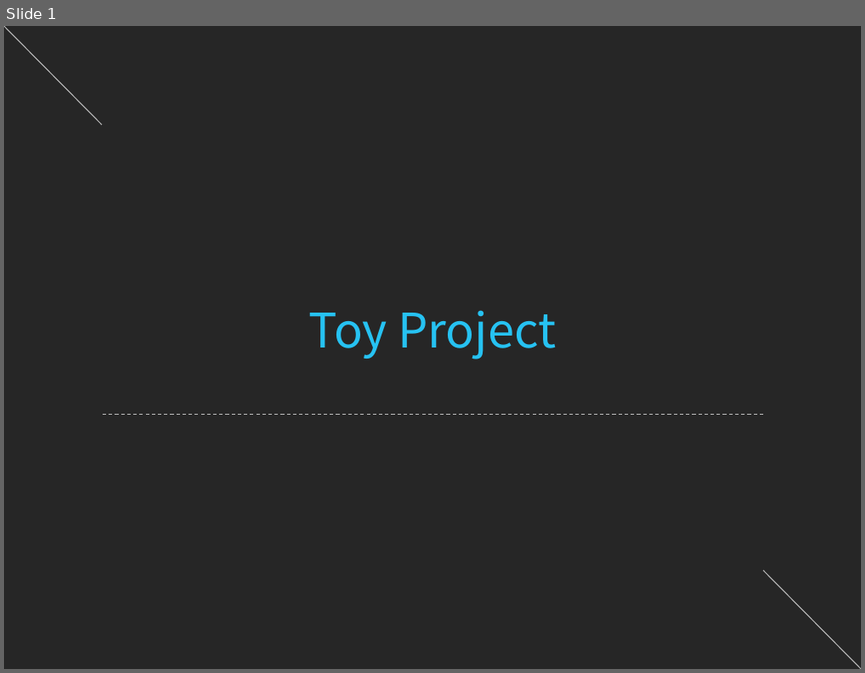
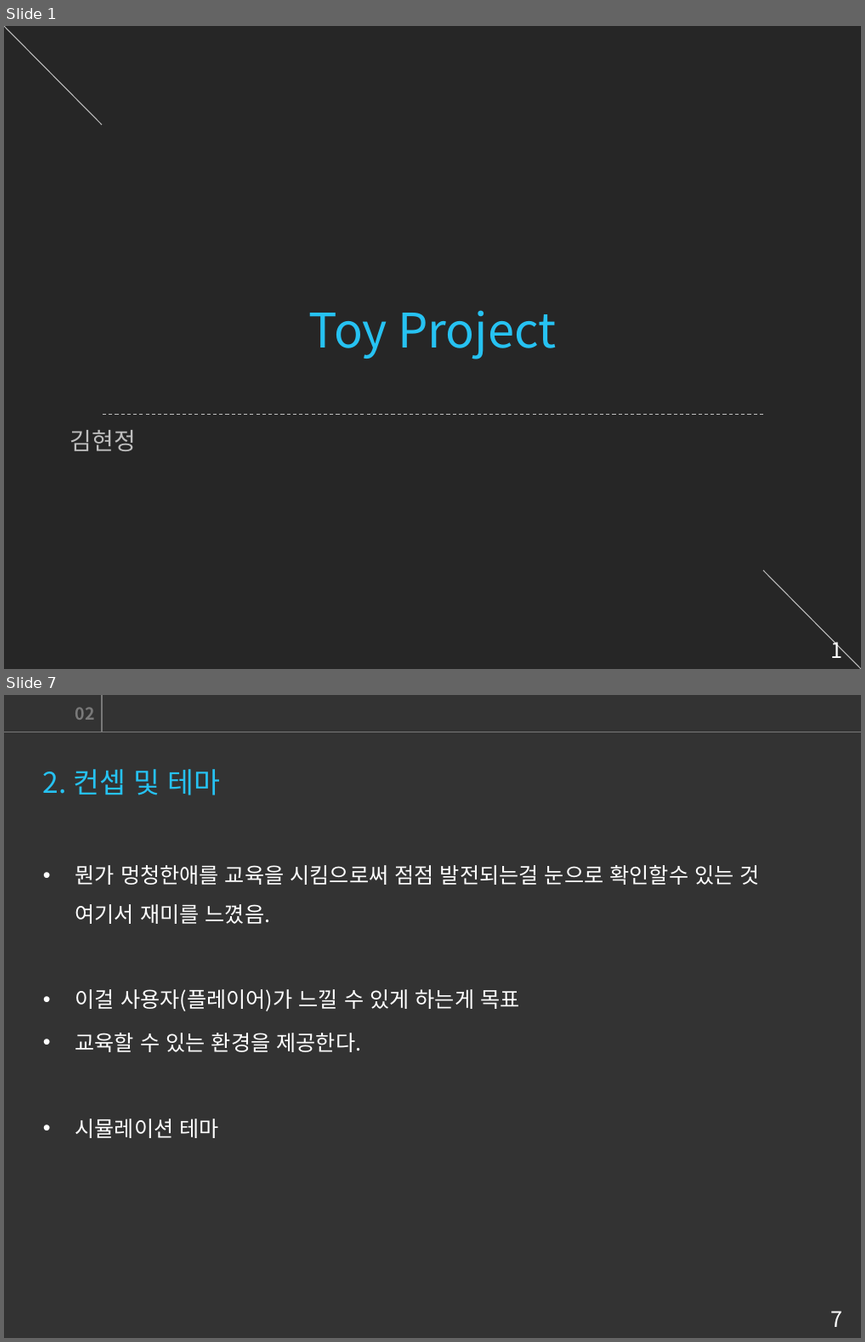
Before and after one commit to starlight97/Subingo, a slide deck: GDD/컨셉/컨셉.pptx. Shown one above the other, each under a label of ours: slide 1 before the commit, slides 1 and 7 after it; the slides between them are not shown. The pictures are 865x673 and 865x1342 pixels, drawn with LibreOffice and Linux fonts; fonts in the diff are those of the drawing. Boxes give left, top, right and bottom in pixels: in the first picture for what was removed or moved away, otherwise in the second. Text is boxed around its words. In the diff, an @@ line names an element or a change of style, - is before the commit and + after.

```diff
--- a/GDD/컨셉/컨셉.pptx
+++ b/GDD/컨셉/컨셉.pptx
@@ slide 7 added at (x1=4, y1=695, x2=861, y2=1338), background #333333; not listed: 1 template element that a slide beside it also shows @@
@@ text added at (x1=75, y1=707, x2=94, y2=720), 14 pt, text #797979, bold @@
+02
@@ line added from (102, 732) to (102, 695), #797979 0.75 pt @@
@@ line added from (4, 732) to (861, 732), #797979 0.75 pt @@
@@ text added at (x1=43, y1=769, x2=221, y2=795), 24 pt, text #26C2F2 @@
+2. 컨셉 및 테마
@@ text added at (x1=75, y1=865, x2=760, y2=1138), 18 pt, text #FFFFFF @@
+• 뭔가 멍청한애를 교육을 시킴으로써 점점 발전되는걸 눈으로 확인할수 있는 것 여기서 재미를 느꼈음.
+• 이걸 사용자(플레이어)가 느낄 수 있게 하는게 목표
+• 교육할 수 있는 환경을 제공한다.
+• 시뮬레이션 테마
@@ slide 1 changed as well @@
@@ text added at (x1=70, y1=430, x2=136, y2=451), 20 pt, text #BFBFBF @@
+김현정
@@ page number added at (x1=830, y1=637, x2=842, y2=658), 18 pt, text #FFFFFF @@
+1
```
Also in this commit, not shown: 1 other slide changed, 6 other slides added, 3 slides removed, 1 other file.
